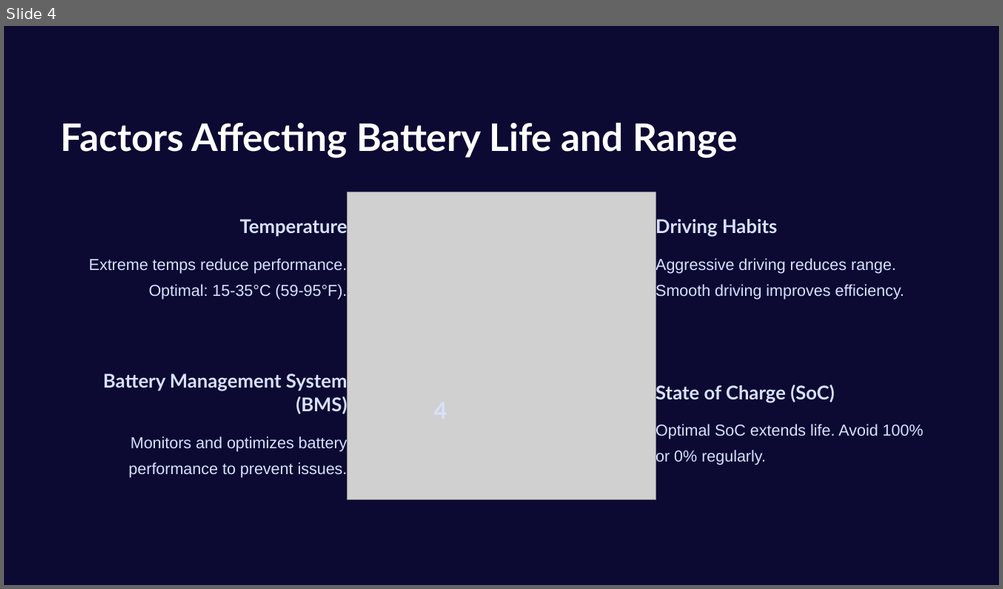
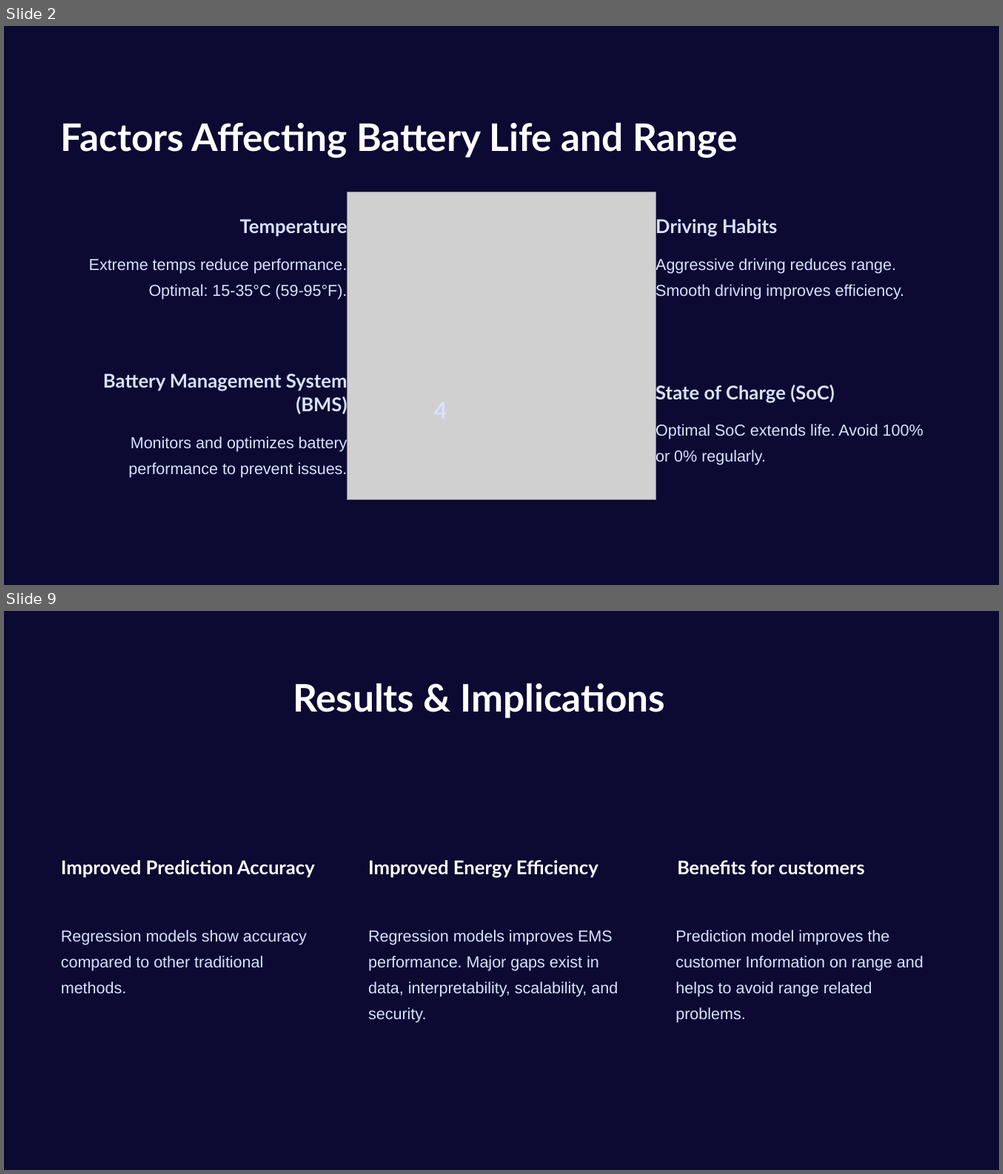
Before and after one commit to parvabarbhaya/EV_project, a slide deck: capstone_project_ppt.pptx. Shown one above the other, each under a label of ours: slide 4 before the commit, slides 2 and 9 after it; the slides between them are not shown. The pictures are 1003x589 and 1003x1174 pixels, drawn with LibreOffice and Linux fonts; fonts in the diff are those of the drawing; grey boxes stand for pictures; background and template pictures are left out. Boxes give left, top, right and bottom in pixels: in the first picture for what was removed or moved away, otherwise in the second. Text is boxed around its words. In the diff, an @@ line names an element or a change of style, - is before the commit and + after.

```diff
--- a/capstone_project_ppt.pptx
+++ b/capstone_project_ppt.pptx
@@ slide 9 added at [4, 611, 999, 1170], background gradient #C1D5DE to #C8DAE2 to #FFFFFF; not listed: 1 template element that a slide beside it also shows @@
@@ text added at [293, 683, 665, 718], 36.7 pt, text #FFFFFF, bold @@
+Results & Implications
@@ text added at [61, 860, 315, 878], 18.3 pt, text #FFFFFF, bold @@
+Improved Prediction Accuracy
@@ text added at [368, 860, 598, 878], 18.3 pt, text #FFFFFF, bold @@
+Improved Energy Efficiency
@@ text added at [677, 860, 864, 875], 18 pt, text #FFFFFF, bold @@
+Benefits for customers
@@ text added at [61, 930, 307, 994], 15.4 pt, text #D9E1FF @@
+Regression models show accuracy compared to other traditional methods.
@@ text added at [368, 930, 617, 1023], 15.4 pt, text #D9E1FF @@
+Regression models improves EMS performance. Major gaps exist in data, interpretability, scalability, and security.
@@ text added at [675, 930, 923, 1023], 15.4 pt, text #D9E1FF @@
+Prediction model improves the customer Information on range and helps to avoid range related problems.
@@ what was slide 4 is now slide 2 @@
```
Also in this commit, not shown: 2 slides changed, 6 other slides added, 27 slides removed.
